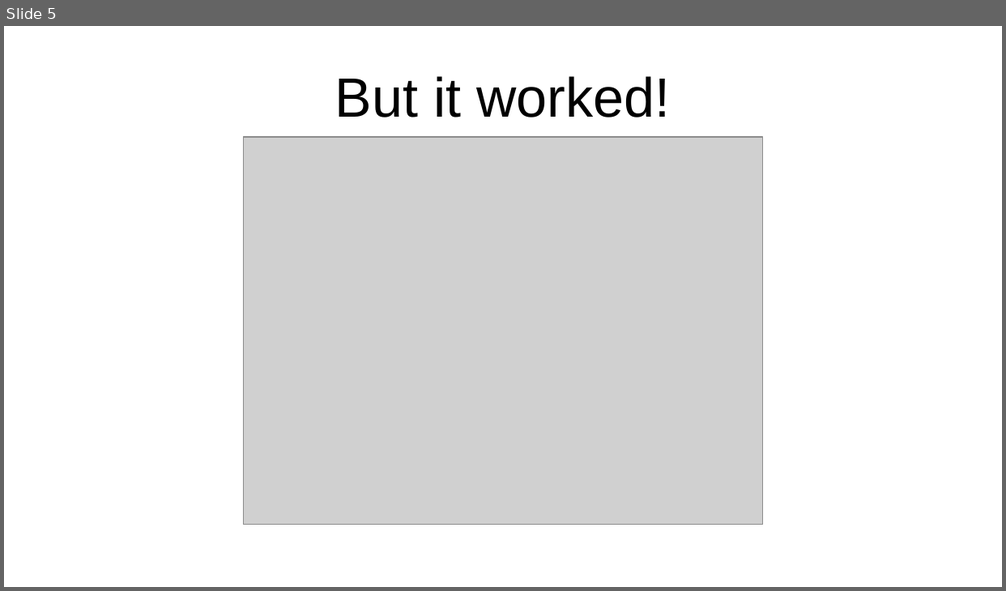
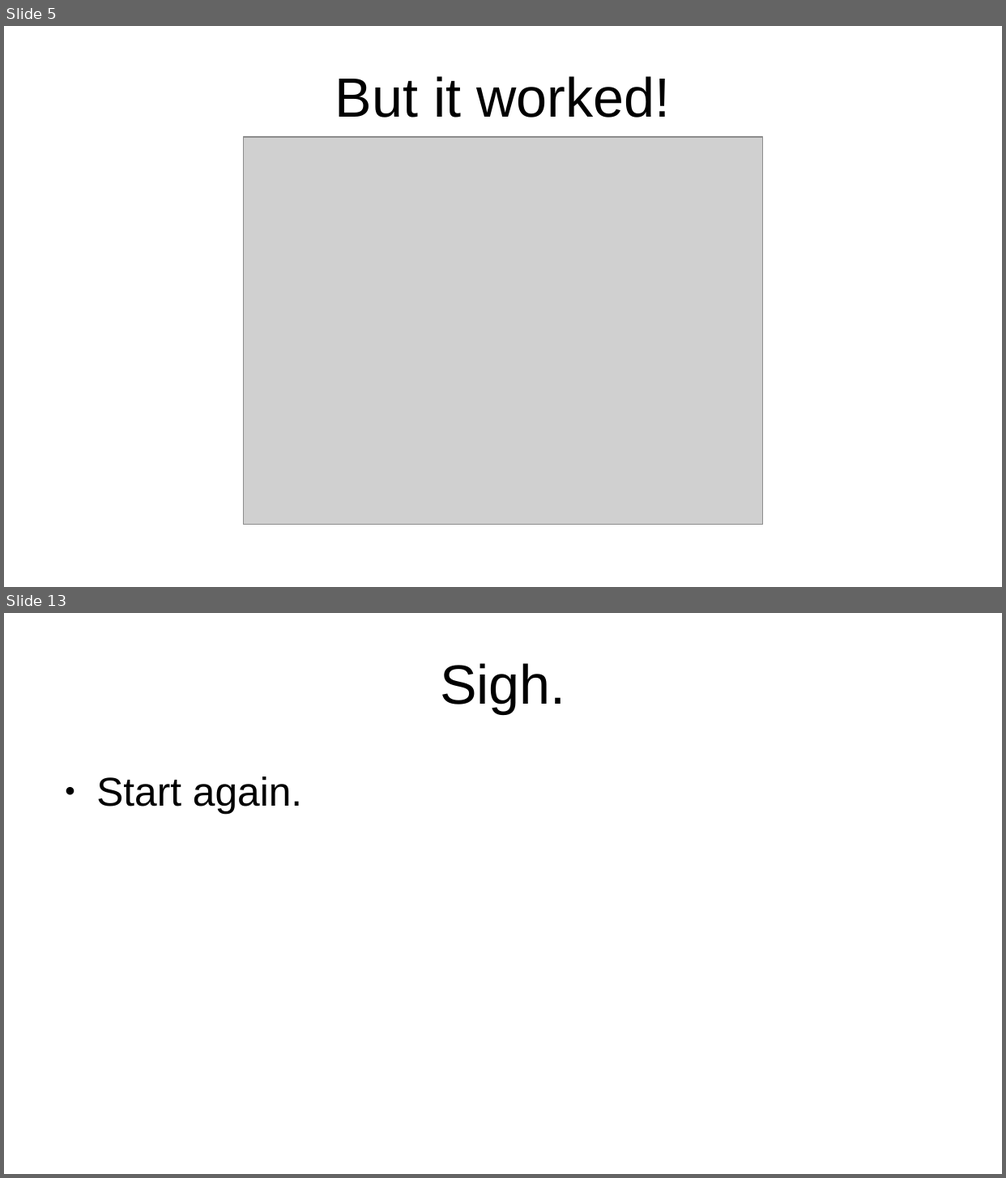
Before and after one commit to projectEndings/Endings, a slide deck: presentations/dhsi2019/how_we_finished_a_project.odp. Shown one above the other, each under a label of ours: slide 5 before the commit, slides 5 and 13 after it; the slides between them are not shown. The pictures are 1006x591 and 1006x1178 pixels, drawn with LibreOffice and Linux fonts; fonts in the diff are those of the drawing; grey boxes stand for pictures; background and template pictures are left out. Boxes give left, top, right and bottom in pixels: in the first picture for what was removed or moved away, otherwise in the second. Text is boxed around its words. In the diff, an @@ line names an element or a change of style, - is before the commit and + after.

```diff
--- a/presentations/dhsi2019/how_we_finished_a_project.odp
+++ b/presentations/dhsi2019/how_we_finished_a_project.odp
@@ slide 13 added at <box>4,613,1002,1174</box>, background #FFFFFF @@
@@ title added at <box>440,663,565,714</box>, 44 pt, text #000000 @@
+Sigh.
@@ text added at <box>96,777,302,813</box>, 32 pt, text #000000 @@
+● Start again.
```
Also in this commit, not shown: 11 other slides added, 1 slide removed, 5 other files.
